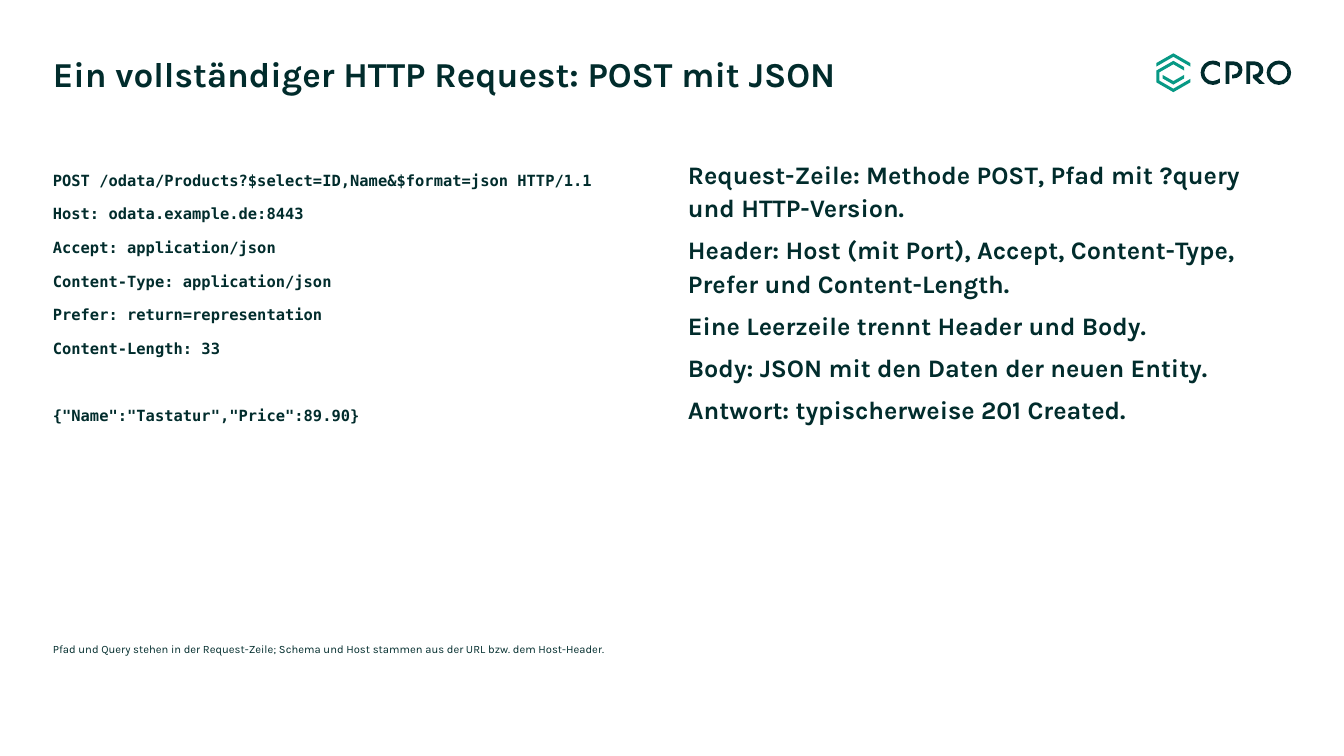
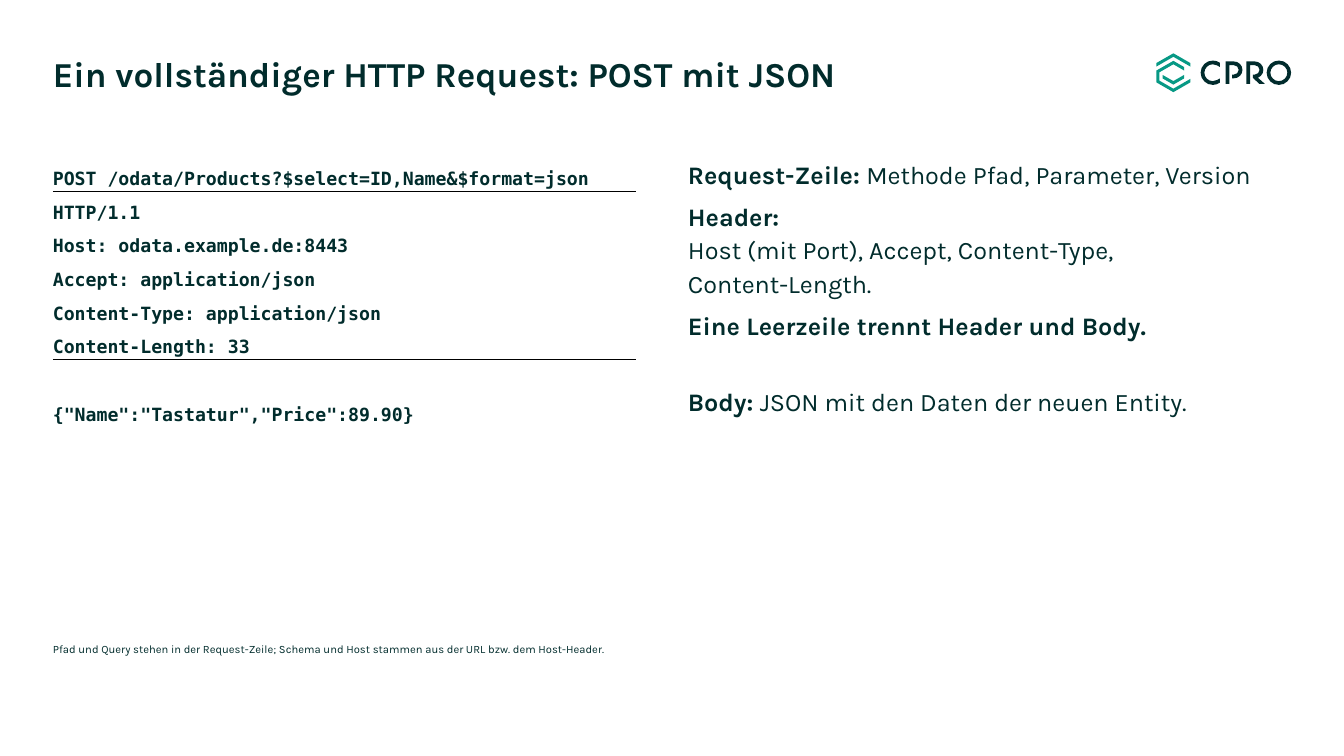
Before and after one commit to bi-tm/copilot, a slide deck: slide 4 of HTTP_Request_Bestandteile_Entwurf.pptx. Drawn at 1344x756 pixels with LibreOffice and Linux fonts; fonts in the diff are those of the drawing. Boxes give left, top, right and bottom in pixels: in the first picture for what was removed or moved away, otherwise in the second. Text is boxed around its words. In the diff, an @@ line names an element or a change of style, - is before the commit and + after.

```diff
--- a/HTTP_Request_Bestandteile_Entwurf.pptx
+++ b/HTTP_Request_Bestandteile_Entwurf.pptx
@@ text at bbox=[53, 171, 589, 424]: text changed; size 11 to 13 pt @@
-POST /odata/Products?$select=ID,Name&$format=json HTTP/1.1
-Host: odata.example.de:8443
-Accept: application/json
-Content-Type: application/json
-Prefer: return=representation
-Content-Length: 33
-{"Name":"Tastatur","Price":89.90}
+POST /odata/Products?$select=ID,Name&$format=json HTTP/1.1
+Host: odata.example.de:8443
+Accept: application/json
+Content-Type: application/json
+Content-Length: 33
+{"Name":"Tastatur","Price":89.90}
@@ text at bbox=[688, 166, 1250, 300]: text changed; bold off @@
-Request-Zeile: Methode POST, Pfad mit ?query und HTTP-Version.
-Header: Host (mit Port), Accept, Content-Type, Prefer und Content-Length.
+Request-Zeile: Methode Pfad, Parameter, Version
+Header:
+Host (mit Port), Accept, Content-Type,
+Content-Length.
@@ line added from (52, 192) to (636, 192), #000000 0.5 pt @@
@@ line added from (52, 360) to (636, 360), #000000 0.5 pt @@
@@ text at bbox=[688, 401, 1126, 426]: paragraph removed @@
-Antwort: typischerweise 201 Created.
@@ text at bbox=[688, 393, 1187, 417]: bold off in "JSON mit den Daten der neuen Entity." @@
```
Also in this commit, not shown: 4 other slides changed, 1 other file.
